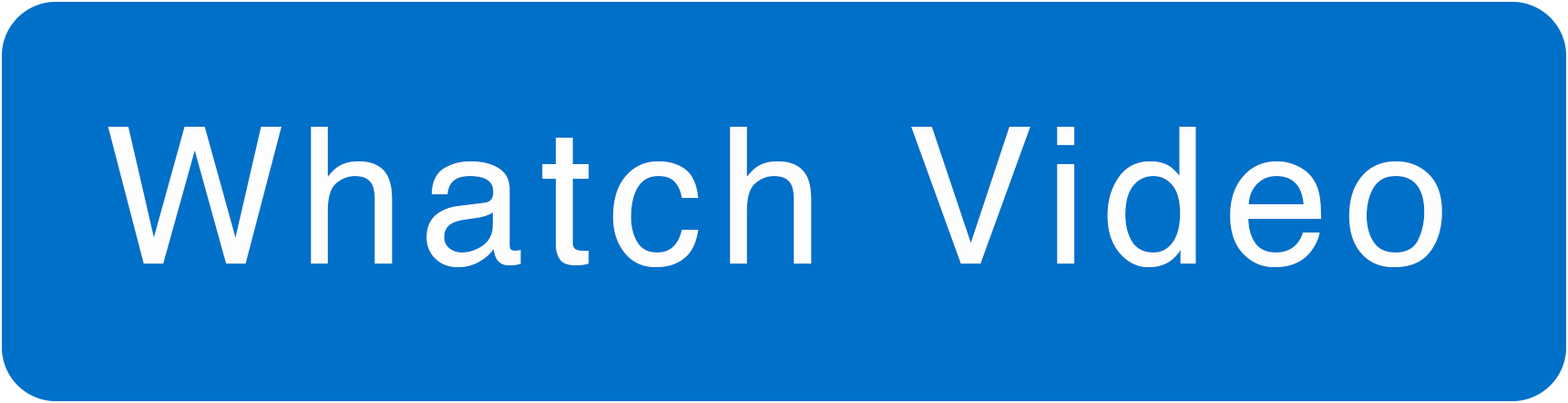
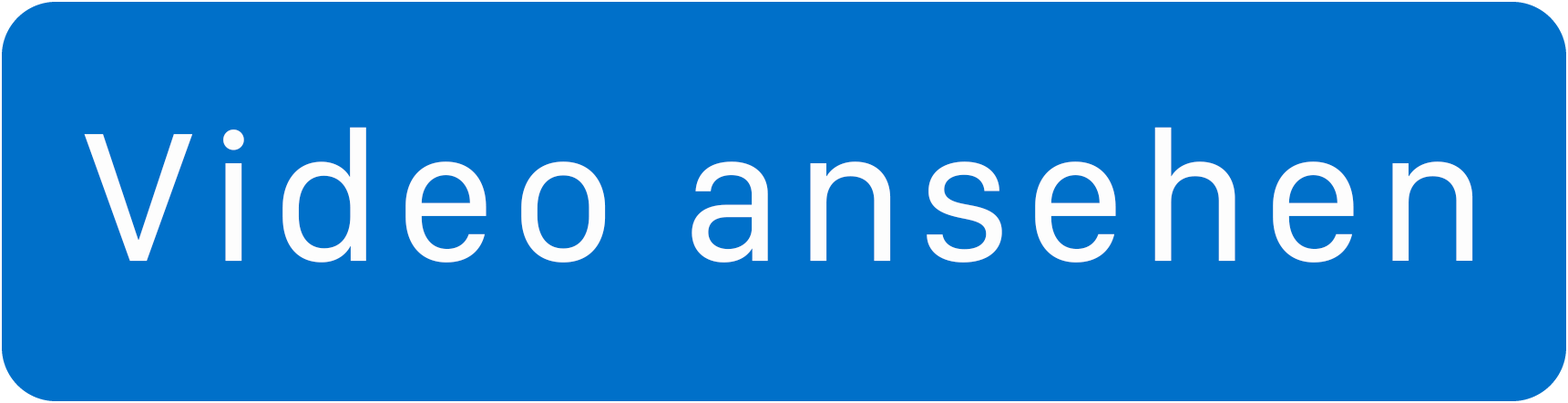
Layers edited between the first and the second 1568px x 403px image:
renamed "Whatch Video" to "Video ansehen", painted on it over (x1=83, y1=126, x2=1474, y2=267)
